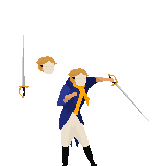
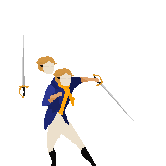
Before/after of a w=166, h=166 layered artwork. What changed in the layer stack:
added layer "Floated Layer" above "tailor copy #2" over [42, 68, 134, 130]
added layer "tailor copy #2" above "tailor copy #1" over [46, 107, 95, 166]
hid "tailor copy #1" over [57, 68, 149, 166]
